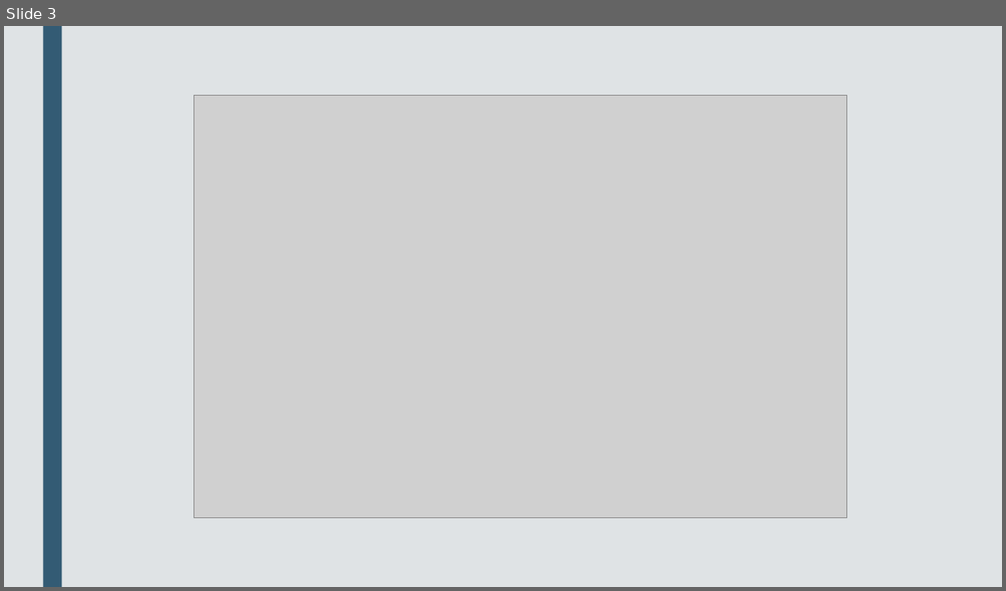
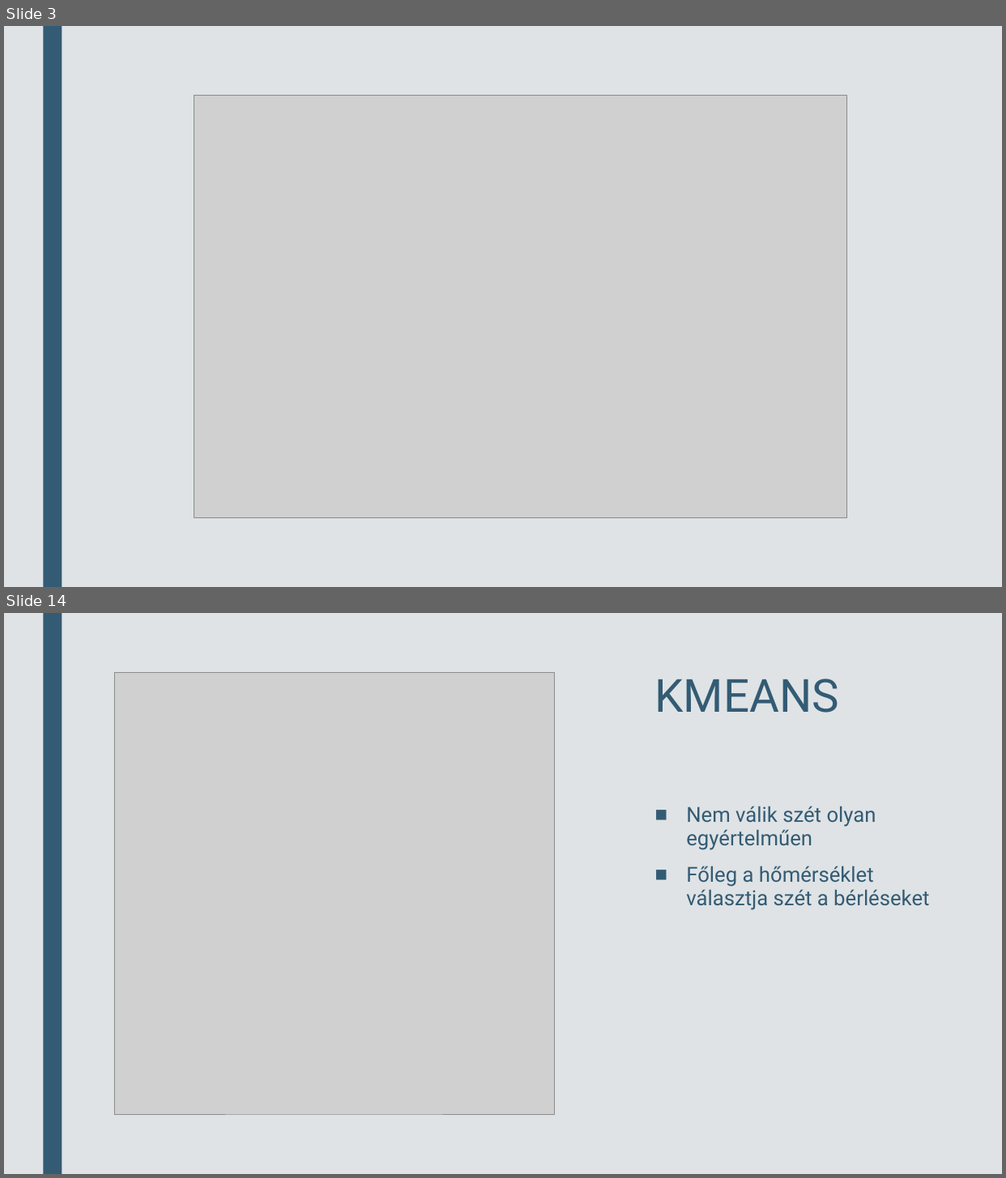
Before and after one commit to OnionKiller/MaVizHF-2022, a slide deck: London Bikesharing.pptx. Shown one above the other, each under a label of ours: slide 3 before the commit, slides 3 and 14 after it; the slides between them are not shown. The pictures are 1006x591 and 1006x1178 pixels, drawn with LibreOffice and Linux fonts; fonts in the diff are those of the drawing; grey boxes stand for pictures. Boxes give left, top, right and bottom in pixels: in the first picture for what was removed or moved away, otherwise in the second. Text is boxed around its words. In the diff, an @@ line names an element or a change of style, - is before the commit and + after.

```diff
--- a/London Bikesharing.pptx
+++ b/London Bikesharing.pptx
@@ slide 14 added at (x1=4, y1=613, x2=1002, y2=1174), background #DFE3E5 @@
@@ rectangle added at (x1=43, y1=613, x2=62, y2=1174), fill #335B74 @@
@@ picture added at (x1=114, y1=673, x2=554, y2=1114) @@
@@ title added at (x1=655, y1=679, x2=839, y2=713), 44 pt, text #335B74 @@
+KMEANS
@@ text added at (x1=686, y1=806, x2=929, y2=910), 20 pt, text #335B74 @@
+■ Nem válik szét olyan egyértelműen
+■ Főleg a hőmérséklet választja szét a bérléseket
```
Also in this commit, not shown: 4 slides changed, 11 other slides added.
